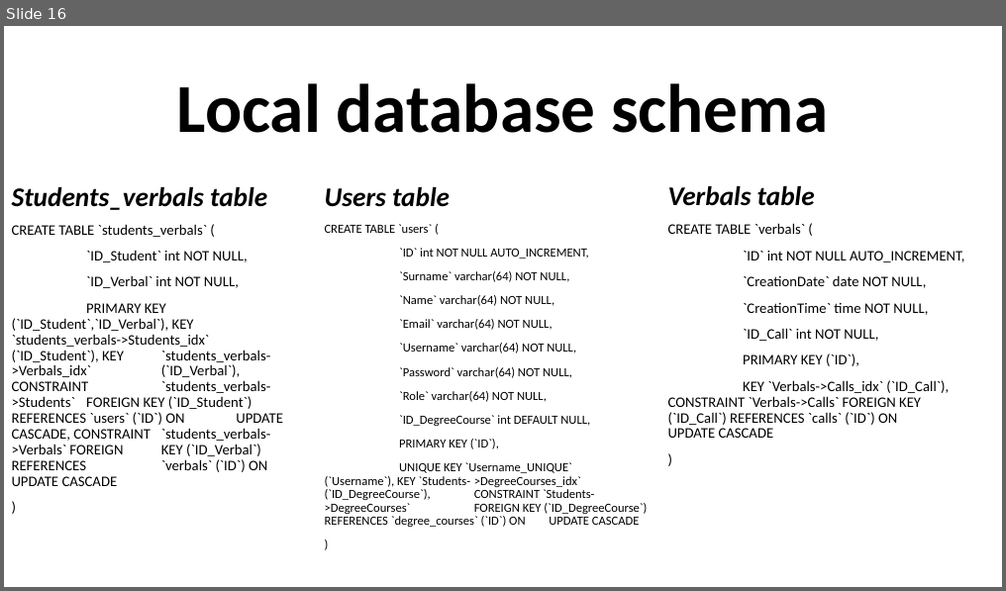
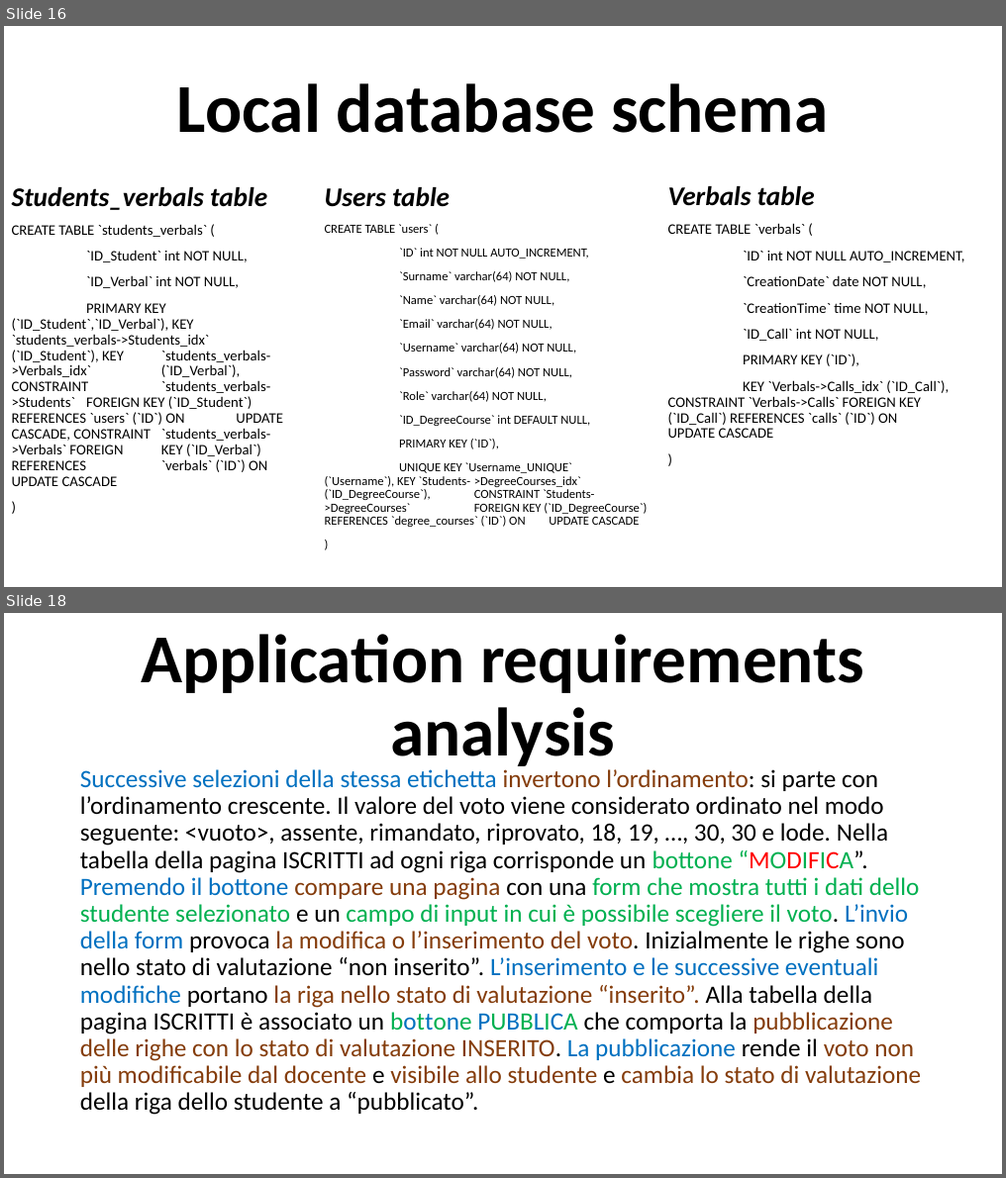
Before and after one commit to LucaTosetti01/ProgettoTIW, a slide deck: PresentazioneProgetto.pptx. Shown one above the other, each under a label of ours: slide 16 before the commit, slides 16 and 18 after it; the slides between them are not shown. The pictures are 1006x591 and 1006x1178 pixels, drawn with LibreOffice and Linux fonts; fonts in the diff are those of the drawing. Boxes give left, top, right and bottom in pixels: in the first picture for what was removed or moved away, otherwise in the second. Text is boxed around its words. In the diff, an @@ line names an element or a change of style, - is before the commit and + after.

Commit message:
Continuo versione JS
Introdotta nuova servlet UpdateMultipleMarks per poter aggiornare più voti contemporaneamente (implementazione da rivedere per poterla unire con quella dell'update del singolo voto);
Iniziato modifica del file css;
Iniziata implementazione della pagina modale per l'inserimento multiplo dei voti in JS

```diff
--- a/PresentazioneProgetto.pptx
+++ b/PresentazioneProgetto.pptx
@@ slide 18 added at [4, 613, 1002, 1174], background #FFFFFF @@
@@ title added at [141, 634, 864, 773], 66 pt, text #000000, bold @@
+Application requirements analysis
@@ text added at [80, 769, 921, 1115], 24 pt, text #000000 @@
+Successive selezioni della stessa etichetta invertono l’ordinamento: si parte con l’ordinamento crescente. Il valore del voto viene considerato ordinato nel modo seguente: <vuoto>, assente, rimandato, riprovato, 18, 19, …, 30, 30 e lode. Nella tabella della pagina ISCRITTI ad ogni riga corrisponde un bottone “MODIFICA”. Premendo il bottone compare una pagina con una form che mostra tutti i dati dello studente selezionato e un campo di input in cui è possibile scegliere il voto. L’invio della form provoca la modifica o l’inserimento del voto. Inizialmente le righe sono nello stato di valutazione “non inserito”. L’inserimento e le successive eventuali modifiche portano la riga nello stato di valutazione “inserito”. Alla tabella della pagina ISCRITTI è associato un bottone PUBBLICA che comporta la pubblicazione delle righe con lo stato di valutazione INSERITO. La pubblicazione rende il voto non più modificabile dal docente e visibile allo studente e cambia lo stato di valutazione della riga dello studente a “pubblicato”.
```
Also in this commit, not shown: 7 slides changed, 5 other slides added, 4 other files.
